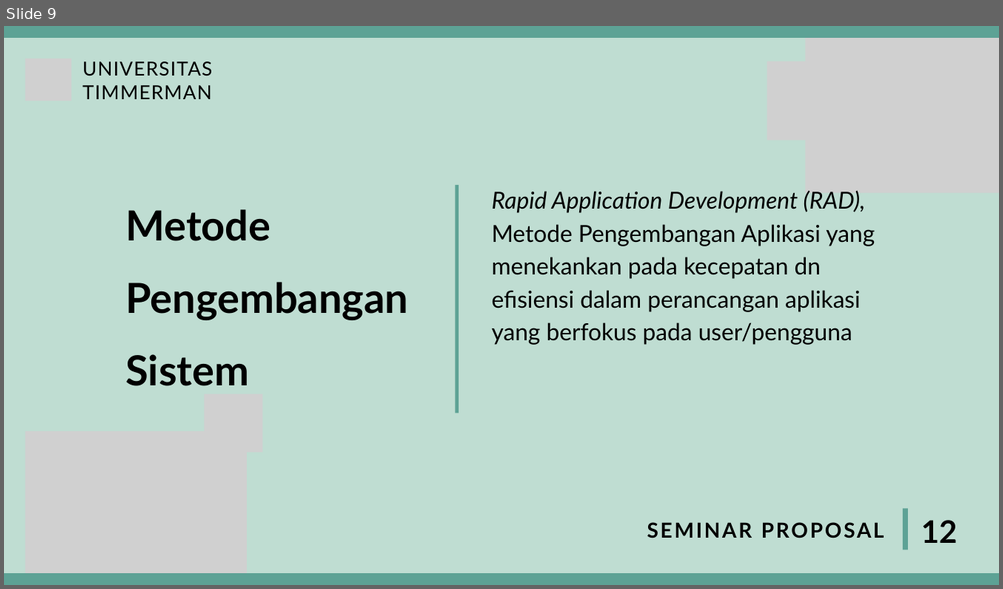
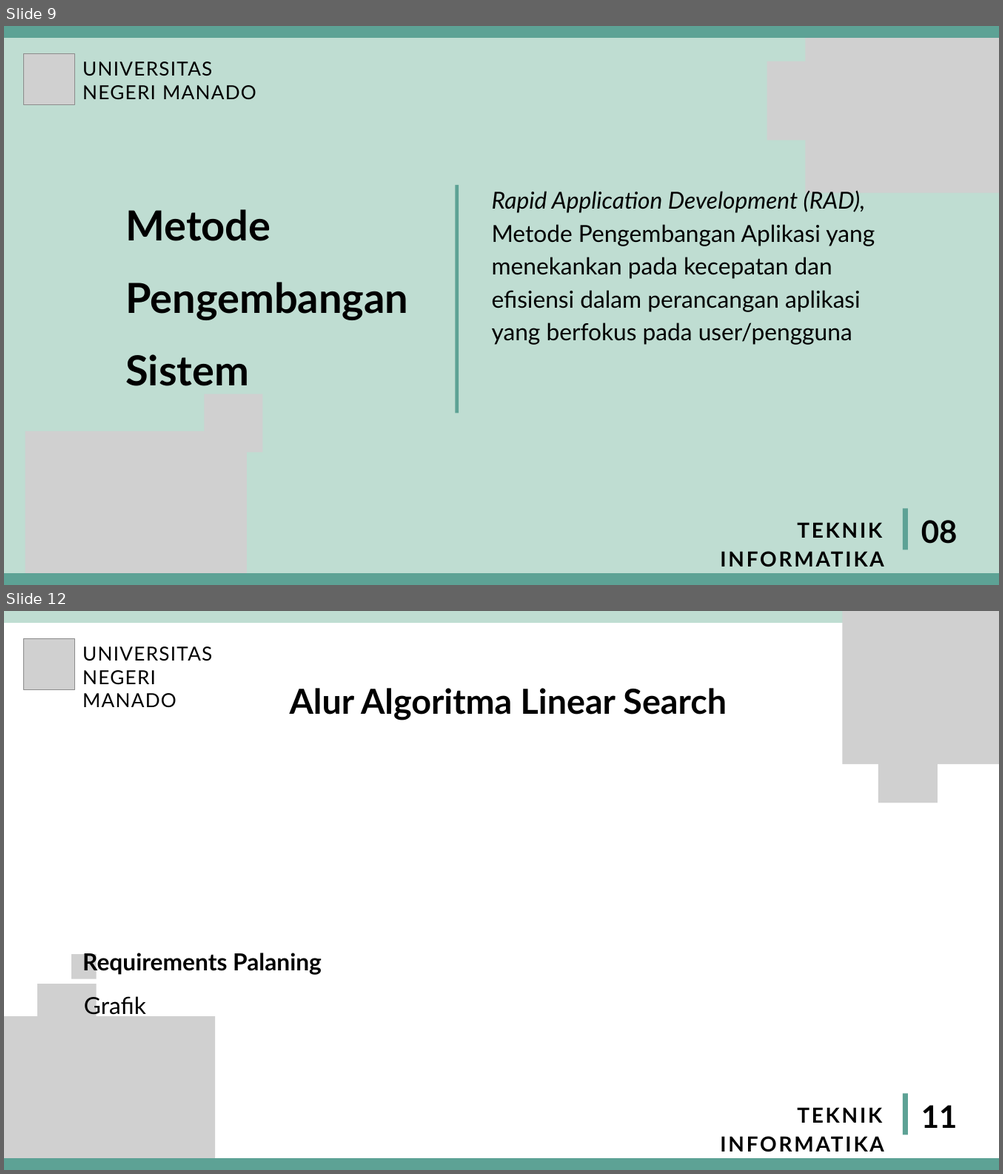
Before and after one commit to paulwenny/MyProposalSkripsi2020, a slide deck: PPT Ujian Proposal - Skripsi/PPT SEMPRO PAULINUS WENEHENUBUN 20210090.pptx. Shown one above the other, each under a label of ours: slide 9 before the commit, slides 9 and 12 after it; the slides between them are not shown. The pictures are 1003x589 and 1003x1174 pixels, drawn with LibreOffice and Linux fonts; fonts in the diff are those of the drawing; grey boxes stand for pictures. Boxes give left, top, right and bottom in pixels: in the first picture for what was removed or moved away, otherwise in the second. Text is boxed around its words. In the diff, an @@ line names an element or a change of style, - is before the commit and + after.

Commit message:
EDIT : PPT SEMPRO PAULINUS WENEHENUBUN 20210090.pptx << BAB II Tinggal Alur Algoritma yang belum di buat

```diff
--- a/PPT Ujian Proposal - Skripsi/PPT SEMPRO PAULINUS WENEHENUBUN 20210090.pptx
+++ b/PPT Ujian Proposal - Skripsi/PPT SEMPRO PAULINUS WENEHENUBUN 20210090.pptx
@@ slide 12 added at bbox=[4, 611, 999, 1170], background #FFFFFF @@
@@ freeform shape added at bbox=[4, 611, 999, 622], fill #BFDDD2 @@
@@ picture added at bbox=[842, 611, 999, 764] @@
@@ picture added at bbox=[23, 638, 74, 689] @@
@@ text added at bbox=[82, 647, 212, 707], 28 pt, text #000000 @@
+UNIVERSITAS
+NEGERI MANADO
@@ text added at bbox=[290, 688, 726, 721], 50 pt, text #000000, bold @@
+Alur Algoritma Linear Search
@@ picture added at bbox=[878, 743, 937, 803] @@
@@ picture added at bbox=[71, 954, 96, 980] @@
@@ text added at bbox=[82, 953, 321, 975], 34 pt, text #000000, bold @@
+Requirements Palaning
@@ picture added at bbox=[37, 984, 96, 1043] @@
@@ text added at bbox=[84, 994, 146, 1019], 34 pt, text #000000 @@
+Grafik
@@ picture added at bbox=[4, 1017, 215, 1170] @@
@@ line added from (905, 1094) to (905, 1135), #5DA295 7.5 pt @@
@@ text added at bbox=[720, 1108, 884, 1153], 30 pt, text #000000, bold @@
+TEKNIK INFORMATIKA
@@ text added at bbox=[921, 1105, 957, 1128], 45 pt, text #000000, bold @@
+11
@@ freeform shape added at bbox=[4, 1159, 999, 1170], fill #5DA295 @@
@@ slide 9 changed as well @@
@@ picture: place and size @@
-picture at bbox=[25, 59, 71, 101]
+picture at bbox=[23, 53, 74, 104]
@@ text at bbox=[82, 85, 256, 100]: text changed @@
-TIMMERMAN
+NEGERI MANADO
@@ text at bbox=[492, 224, 874, 345]: text changed @@
-Metode Pengembangan Aplikasi yang menekankan pada kecepatan dn efisiensi dalam perancangan aplikasi yang berfokus pada user/pengguna
+Metode Pengembangan Aplikasi yang menekankan pada kecepatan dan efisiensi dalam perancangan aplikasi yang berfokus pada user/pengguna
@@ text at bbox=[720, 523, 884, 568]: text changed @@
-SEMINAR PROPOSAL
+TEKNIK INFORMATIKA
@@ text at bbox=[921, 520, 957, 544]: text changed @@
-12
+08
```
Also in this commit, not shown: 1 other slide changed, 2 other slides added, 2 slides removed.
